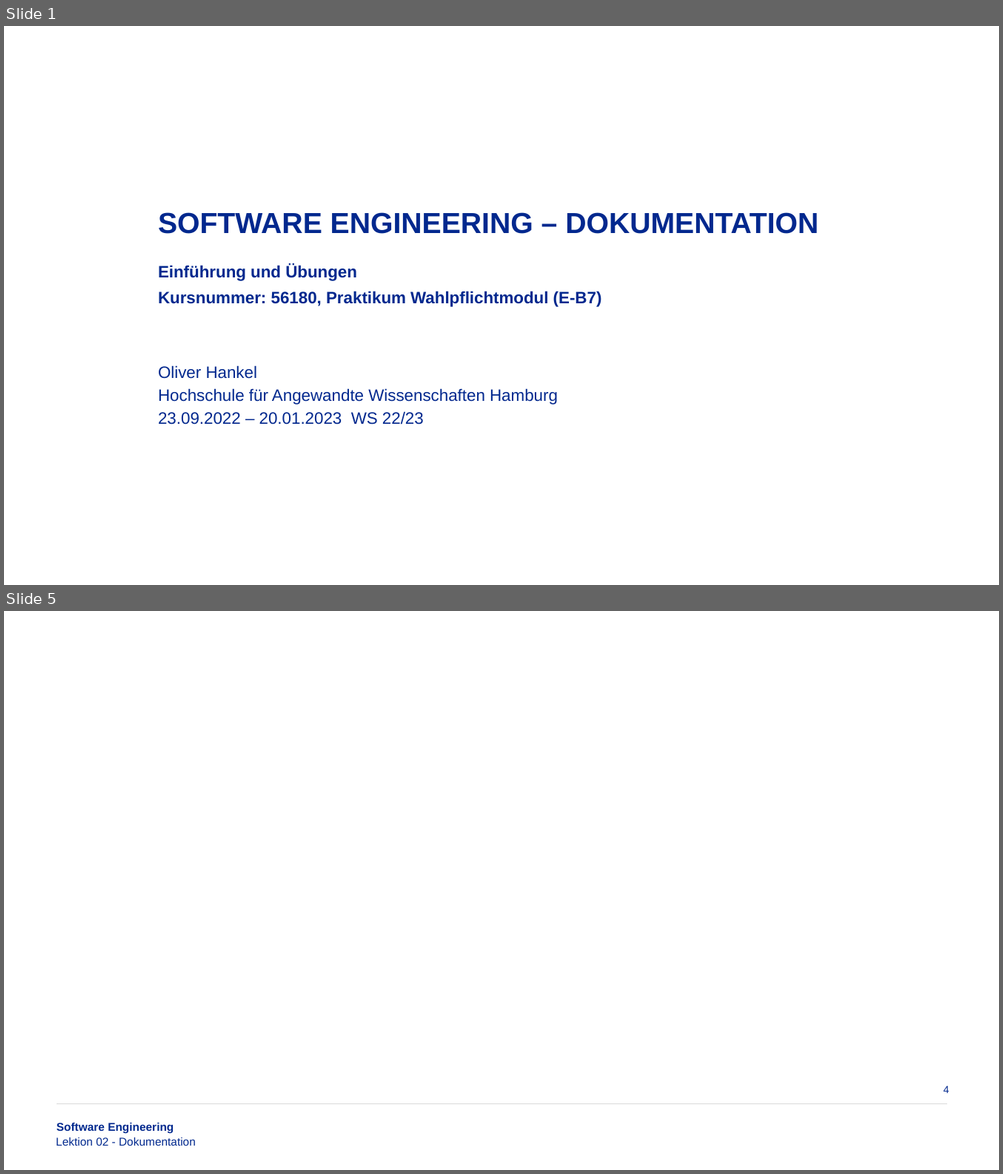
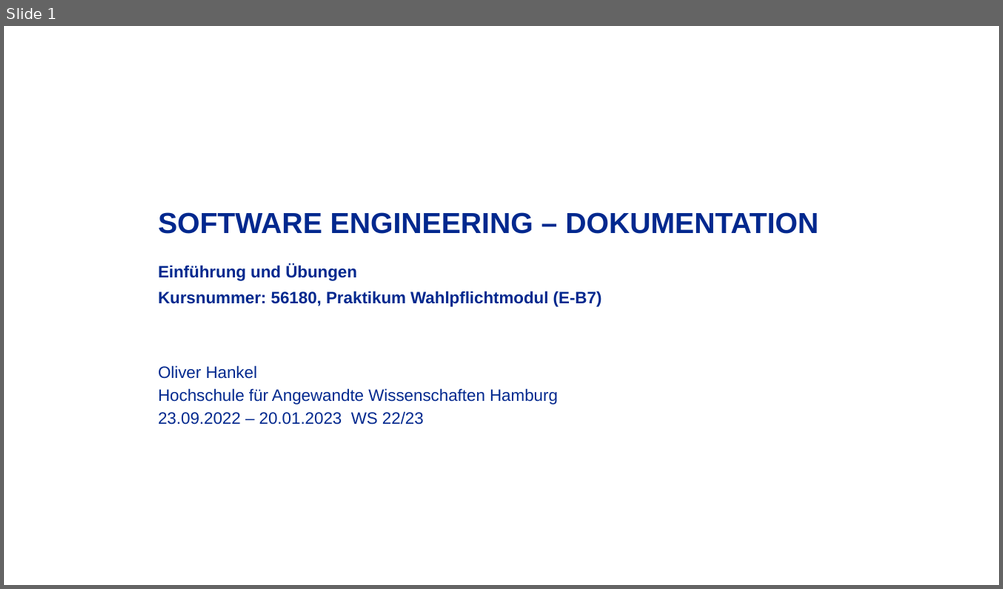
Before and after one commit to oliverhankel/Software-Engineering, a slide deck: .temp/WS22-23-Software-Engineering-Lektion-02.pptx. Shown one above the other, each under a label of ours: slides 1 and 5 before the commit, slide 1 after it; the slides between them are not shown. The pictures are 1003x1174 and 1003x589 pixels, drawn with LibreOffice and Linux fonts; fonts in the diff are those of the drawing; background and template pictures are left out. Boxes give left, top, right and bottom in pixels: in the first picture for what was removed or moved away, otherwise in the second. Text is boxed around its words. In the diff, an @@ line names an element or a change of style, - is before the commit and + after.

```diff
--- a/.temp/WS22-23-Software-Engineering-Lektion-02.pptx
+++ b/.temp/WS22-23-Software-Engineering-Lektion-02.pptx
@@ slide 5 removed at (4, 611, 999, 1170), background #FFFFFF @@
@@ page number removed at (943, 1086, 949, 1093) @@
-4
@@ line removed from (57, 1104) to (947, 1104) @@
@@ text removed at (56, 1138, 196, 1146) @@
-Lektion 02 - Dokumentation
@@ text removed at (57, 1123, 173, 1133) @@
-Software Engineering
```
Also in this commit, not shown: 3 other slides removed.
